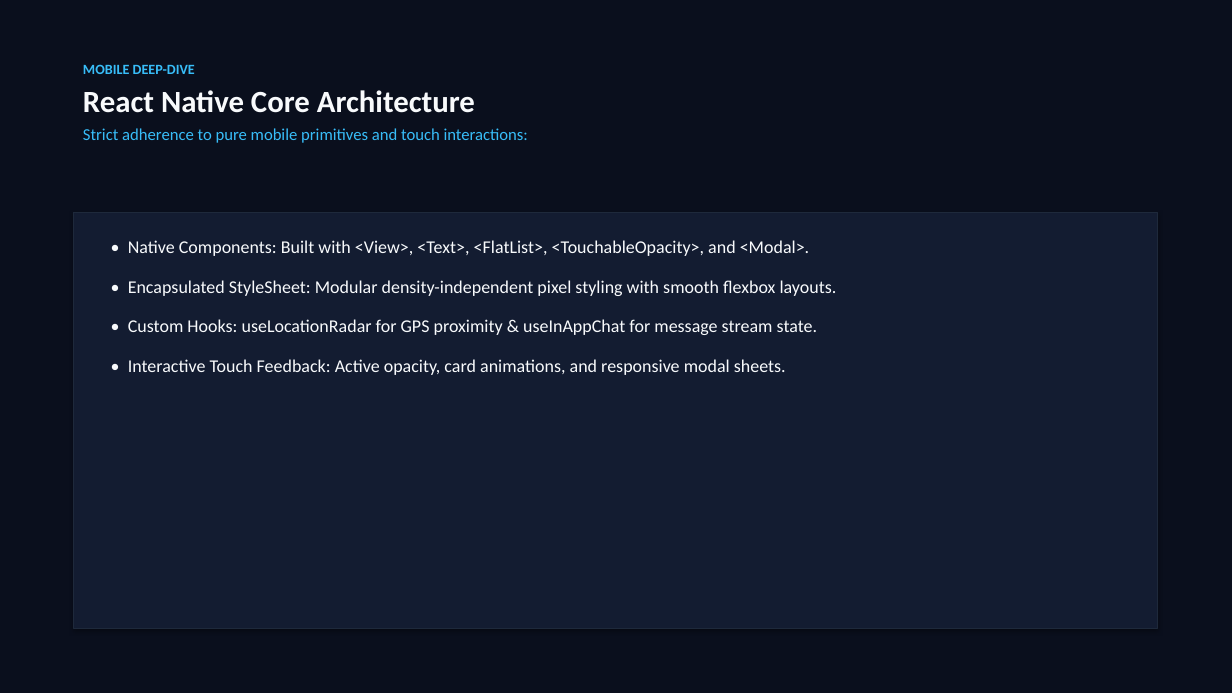
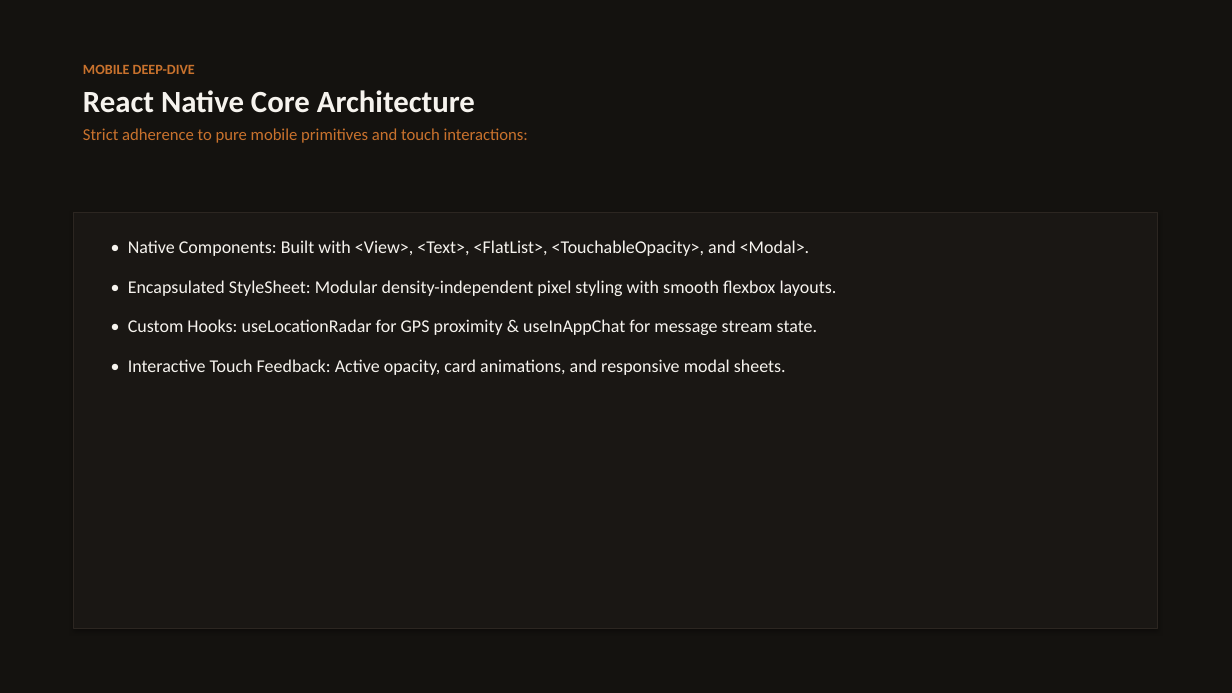
Before and after one commit to wasi-747/1-month-training-resources, a slide deck: slide 6 of Week-4-NextJS-FullStack/tolet-nest/ToLetNest_Presentation.pptx. Drawn at 1232x693 pixels with LibreOffice and Linux fonts; fonts in the diff are those of the drawing. Boxes give left, top, right and bottom in pixels: in the first picture for what was removed or moved away, otherwise in the second. Text is boxed around its words. In the diff, an @@ line names an element or a change of style, - is before the commit and + after.

Commit message:
style(tolet-nest): redesign visual identity with Dhaka-grounded warm charcoal/terracotta palette, Space Grotesk typography, and architectural radar

```diff
--- a/Week-4-NextJS-FullStack/tolet-nest/ToLetNest_Presentation.pptx
+++ b/Week-4-NextJS-FullStack/tolet-nest/ToLetNest_Presentation.pptx
@@ rectangle at box(0, 0, 1232, 693): fill #0A0F1D to #14120F; outline #0A0F1D 0.75 pt to #14120F 0.75 pt @@
@@ text "MOBILE DEEP-DIVE" at box(83, 65, 528, 143): text colour #38BDF8 to #C9722D in "MOBILE DEEP-DIVE", "Strict adherence to pure mobile primitives and ..."; text colour #F8FAFC to #F6F3EE in "React Native Core Architecture" @@
@@ rectangle at box(74, 213, 1158, 628): fill #131C31 to #1A1714; outline #1E293B 0.75 pt to #2C2621 0.75 pt @@
@@ text "• Native Components: Built with ..." at box(128, 240, 837, 375): text colour #F8FAFC to #F6F3EE @@
```
Also in this commit, not shown: 9 other slides changed, 7 other files.
